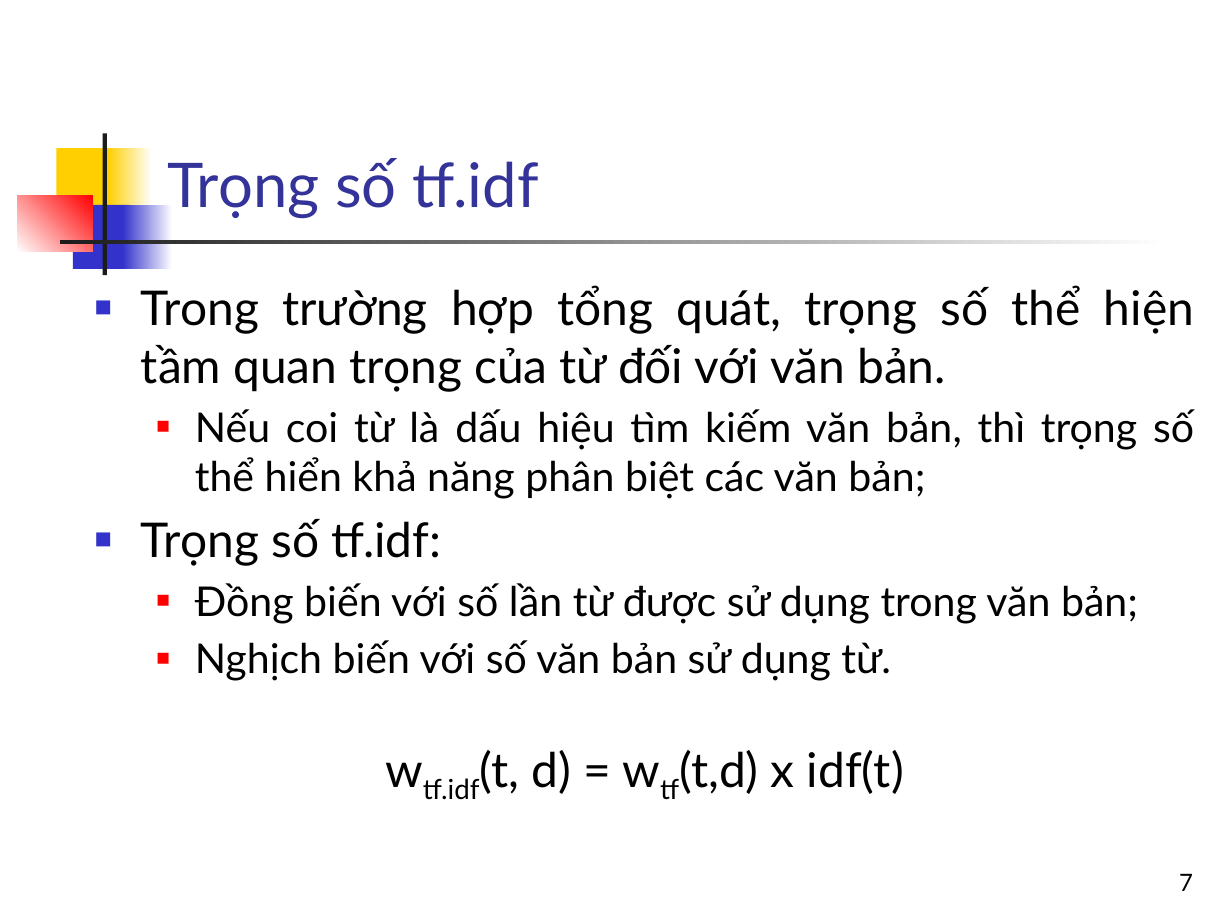
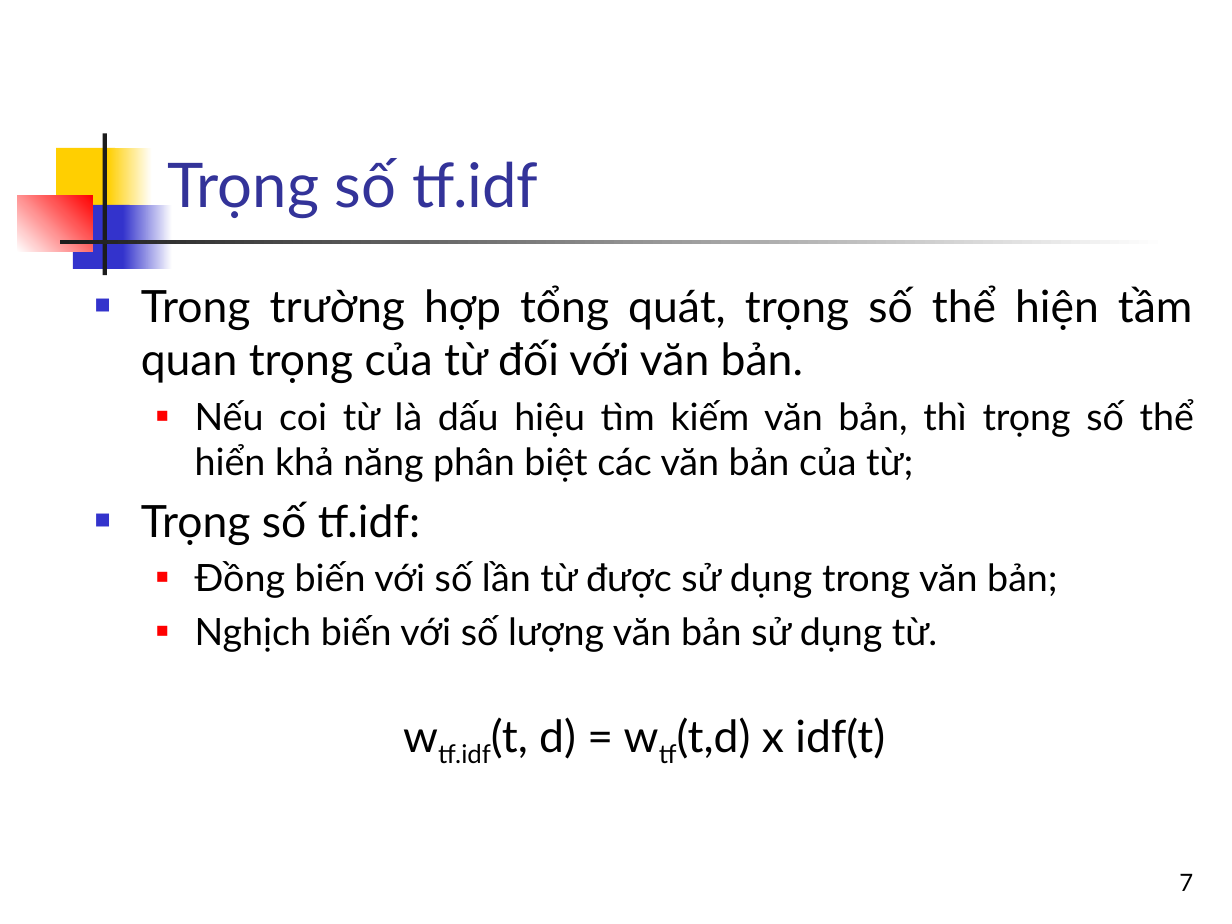
Before and after one commit to bangoc/IT4853, a slide deck: slide 7 of Bai 4 Mô hình không gian vec-tơ.pptx. Drawn at 1232x924 pixels with LibreOffice and Linux fonts; fonts in the diff are those of the drawing. Boxes give left, top, right and bottom in pixels: in the first picture for what was removed or moved away, otherwise in the second. Text is boxed around its words. In the diff, an @@ line names an element or a change of style, - is before the commit and + after.

```diff
--- a/Bai 4 Mô hình không gian vec-tơ.pptx
+++ b/Bai 4 Mô hình không gian vec-tơ.pptx
@@ text at box(141, 285, 1193, 763): size 28 to 26 pt in "Trong trường hợp tổng quát, trọng số ...", "Trọng số tf.idf:", "wtf.idf(t, d) = wtf(t,d) x idf(t)"; size 24 to 22 pt in "Đồng biến với số lần từ được ..."; indent changed @@
@@ text at box(195, 399, 1194, 482): text changed; size 24 to 22 pt @@
-  ■ Nếu coi từ là dấu hiệu tìm kiếm văn bản, thì trọng số thể hiển khả năng phân biệt các văn bản;
+  ■ Nếu coi từ là dấu hiệu tìm kiếm văn bản, thì trọng số thể hiển khả năng phân biệt các văn bản của từ;
@@ text at box(195, 615, 937, 652): text changed; size 24 to 22 pt @@
-  ■ Nghịch biến với số văn bản sử dụng từ.
+  ■ Nghịch biến với số lượng văn bản sử dụng từ.
```
Also in this commit, not shown: 28 other slides changed, 2 other files.
